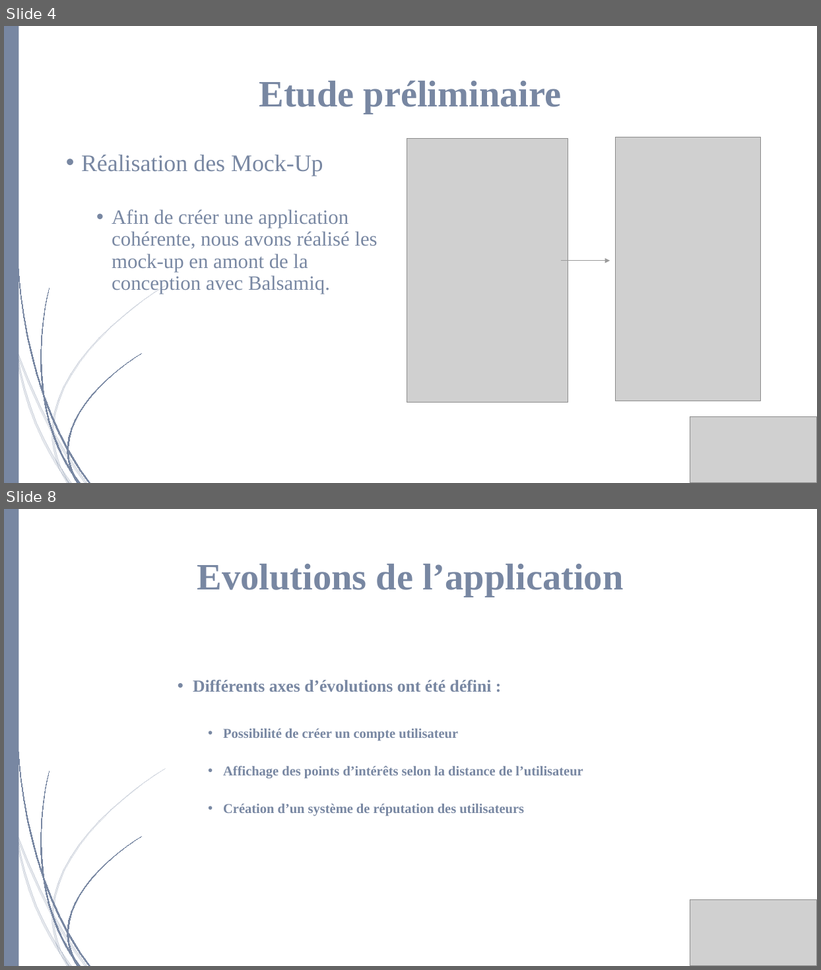
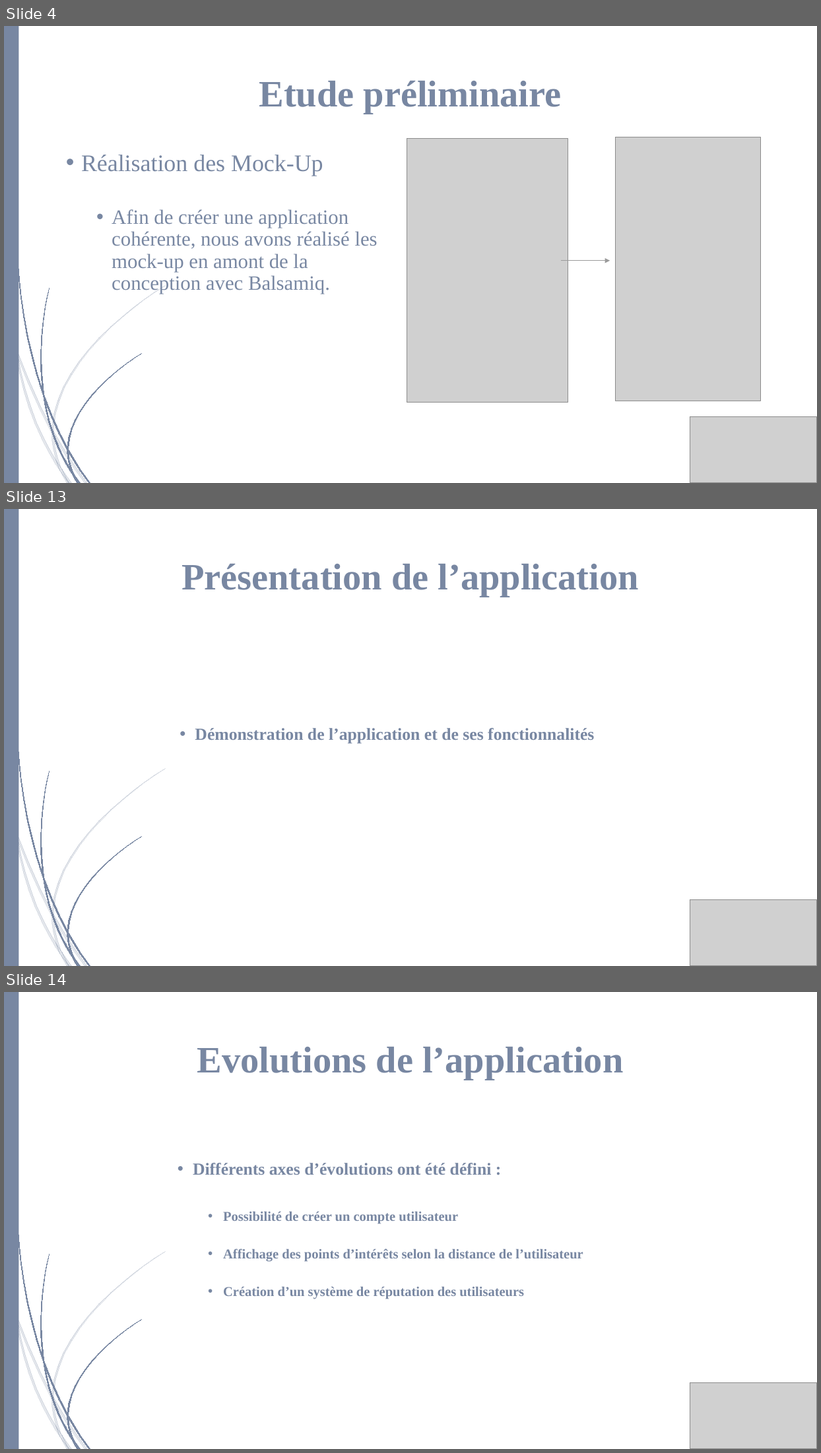
Before and after one commit to Lowxorx/webapprila, a slide deck: Documentation/Presentation/Projet web.pptx. Shown one above the other, each under a label of ours: slides 4 and 8 before the commit, slides 4, 13 and 14 after it; the slides between them are not shown. The pictures are 821x970 and 821x1453 pixels, drawn with LibreOffice and Linux fonts; fonts in the diff are those of the drawing; grey boxes stand for pictures. Boxes give left, top, right and bottom in pixels: in the first picture for what was removed or moved away, otherwise in the second. Text is boxed around its words. In the diff, an @@ line names an element or a change of style, - is before the commit and + after.

```diff
--- a/Documentation/Presentation/Projet web.pptx
+++ b/Documentation/Presentation/Projet web.pptx
@@ slide 13 added at (4, 509, 817, 966), background #FFFFFF @@
@@ title added at (182, 564, 639, 597), 44 pt, text #7887A2, bold @@
+Présentation de l’application
@@ text added at (195, 728, 594, 744), 20 pt, text #7887A2, bold @@
+• Démonstration de l’application et de ses fonctionnalités
@@ picture added at (690, 900, 817, 966) @@
@@ picture added at (761, 906, 817, 966) @@
@@ group added at (4, 509, 165, 966): 23 freeform shapes, 1 rectangle @@
@@ what was slide 8 is now slide 14 @@
```
Also in this commit, not shown: 4 slides changed, 5 other slides added.
